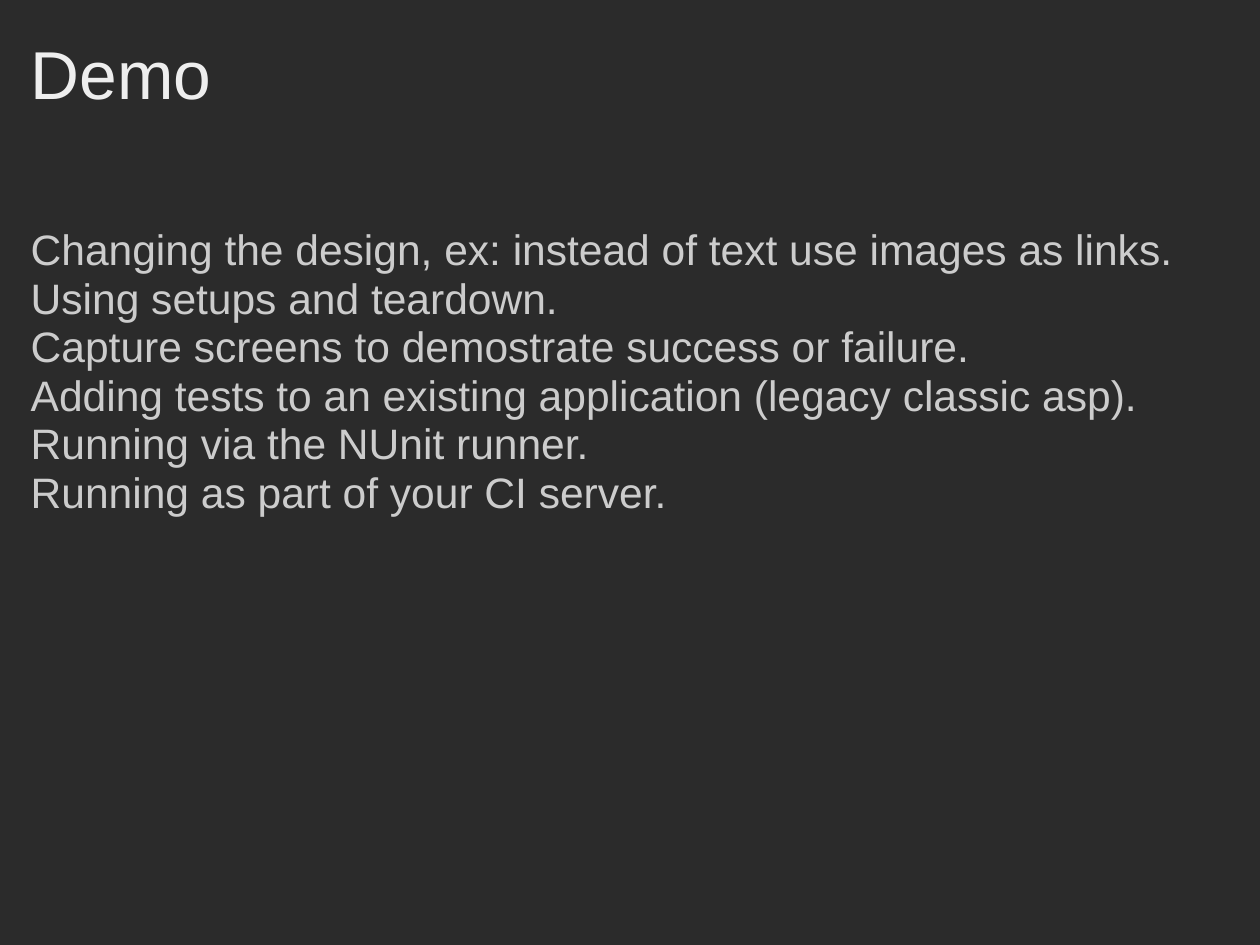
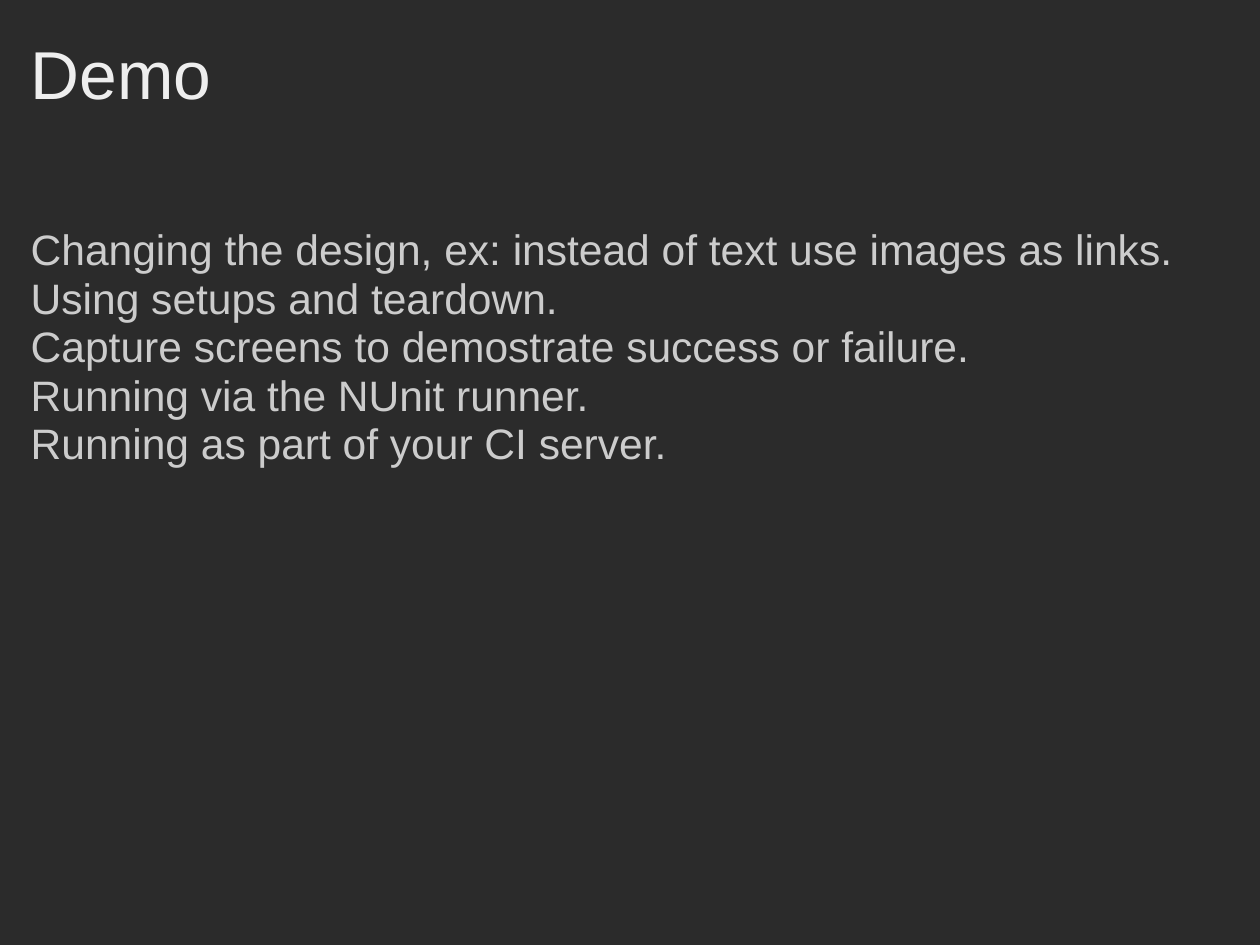
Before and after one commit to hgarcia/DynamicProg, a slide deck: slide 14 of Talks/BDD/Presentation/BDD_using_SpecFlow.ppt (slide 13 before the commit). Drawn at 1260x945 pixels with LibreOffice and Linux fonts; fonts in the diff are those of the drawing; background and template pictures are left out; a plain dark background stands for a picture behind light text. Boxes give left, top, right and bottom in pixels: in the first picture for what was removed or moved away, otherwise in the second. Text is boxed around its words. In the diff, an @@ line names an element or a change of style, - is before the commit and + after.

```diff
--- a/Talks/BDD/Presentation/BDD_using_SpecFlow.ppt
+++ b/Talks/BDD/Presentation/BDD_using_SpecFlow.ppt
@@ text at (31,234,1172,467): text changed @@
-Changing the design, ex: instead of text use images as links.
-Using setups and teardown.
-Capture screens to demostrate success or failure.
-Adding tests to an existing application (legacy classic asp).
-Running via the NUnit runner.
-Running as part of your CI server.
+Changing the design, ex: instead of text use images as links.
+Using setups and teardown.
+Capture screens to demostrate success or failure.
+Running via the NUnit runner.
+Running as part of your CI server.
```
Also in this commit, not shown: 2 slides added.
